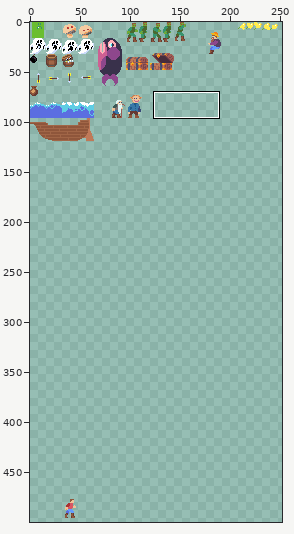
Sprite sheet -- resources/textures/Entities.png. The first picture is a wide view before the edit; the outline marks the close-up.
Close-up. As it was:
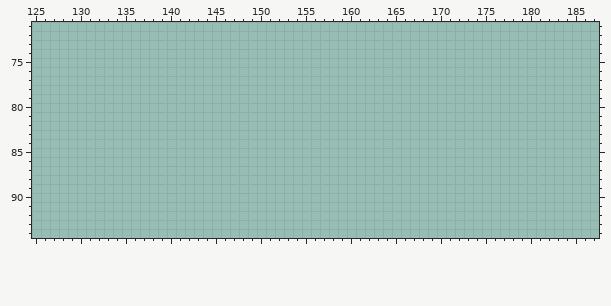
The file is 512x512 pixels. Colours within 5 levels of each other are drawn and written as one. Shown: x 125..187, y 71..94. The wide view leaves out empty margins.
After the commit:
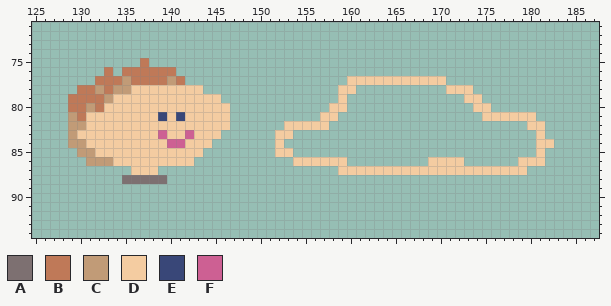
Palette (. is transparent): A #7d7071  B #bf7958  C #c19b77  D #f4cca1  E #394778  F #cd6093
Changes in this commit:
The author put colour A in row 88 at x 135 to 139.
The author put colour B in row 75 at x 137; in row 76 at x 133 and 135 to 140; in row 77 at x 132 to 134, 136 to 139 and 141; in row 78 at x 130 to 131 and 133; in row 79 at x 129 to 132; in row 80 at x 129 to 130 and 132.
The author put colour B in row 81 at x 130.
The author put colour C in row 77 at x 135 and 140; in row 78 at x 132 and 134 to 135; in row 79 at x 133; in row 80 at x 131; in row 81 at x 129; in row 82 at x 129 to 130.
The author put colour C in row 83 at x 129; in row 84 at x 129 to 130; in row 85 at x 130 to 131; in row 86 at x 131 to 133.
The author put colour D in row 77 at x 160 to 170; in row 78 at x 136 to 143, 159 to 160 and 171 to 173; in row 79 at x 134 to 145, 159 and 173 to 174; in row 80 at x 133 to 146, 158 to 159 and 174 to 175; in row 81 at x 131 to 138, 140, 142 to 146, 157 to 158 and 175 to 180; in row 82 at x 131 to 146, 153 to 157 and 180 to 181.
The author put colour D in row 83 at x 130 to 138, 140 to 141, 143 to 145, 152 to 153 and 181; in row 84 at x 131 to 139, 142 to 144, 152 and 181 to 182; in row 85 at x 132 to 143, 152 to 153 and 181; in row 86 at x 134 to 142, 154 to 159, 169 to 172 and 179 to 181; in row 87 at x 136 to 138 and 159 to 179.
The author put colour E in row 81 at x 139 and 141.
The author put colour F in row 83 at x 139 and 142; in row 84 at x 140 to 141.
Boxes around the changes in both close-ups, in picture pixels (x1, y1, x2, y2):
added: (68, 58, 230, 184)
added: (275, 76, 554, 175)
